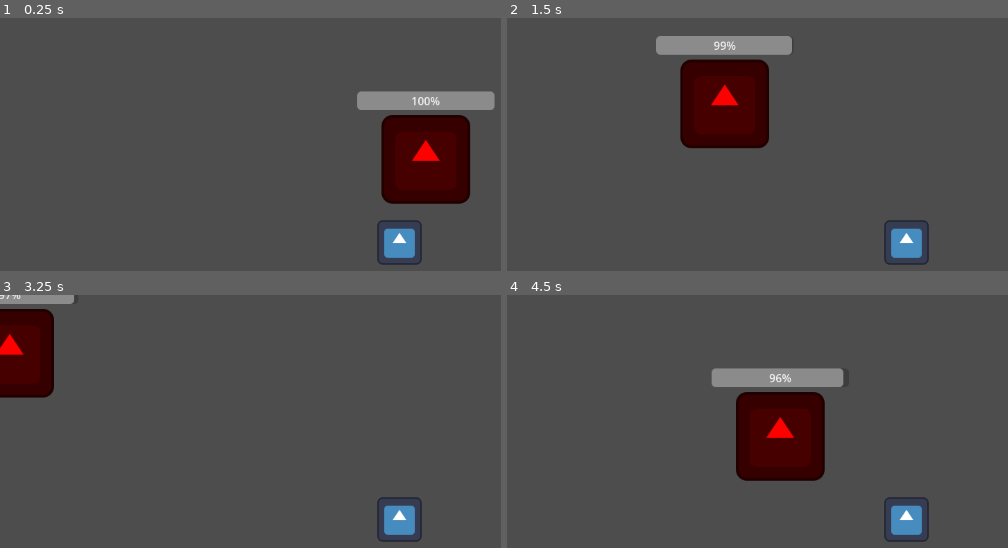
Above: before the commit, frames 1-4 (two rows, left to right).
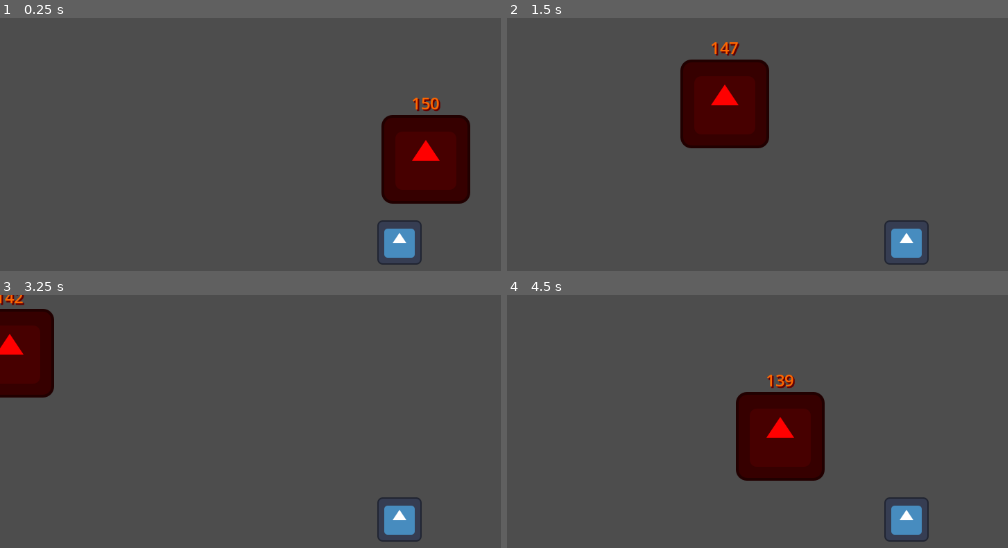
Above: after the commit, the same moments.

Repository: Bruhdows/fuel-the-flame
Game: Godot game, scene res://scenes/game.tscn
Two runs of this game, one before a commit and one after it. Both use one fixed random seed, a clock stepped at 60 frames per second and the inputs below. The engine's default icon, where the game draws it, is replaced by a stand-in: a white triangle on a blue panel in a dark square.
Inputs:
- Up to frame 1 (0.25 s): no input
- Up to frame 2 (1.5 s): hold D (right) 0.53-1.28 s; hold S (down) from 1.28 s (still down)
- Up to frame 3 (3.25 s): release S (down) at 2.03 s; hold D (right) 2.03-2.78 s; tap Enter at 2.75 s; hold W (up) from 2.78 s (still down)
- Up to frame 4 (4.5 s): release W (up) at 3.53 s; hold A (left) from 3.53 s (still down)

The runs differ from the first frame. In frame 1, 2.1% of the frame differs, in the area x 71-99%, y 28-37%; in frame 2, 2.0%; in frame 3, 0.5%; in frame 4, 2.0%.

Commit message:
Improved fire bar

Diff:
--- a/scenes/fire.gd
+++ b/scenes/fire.gd
@@ -1,16 +1,15 @@
 extends StaticBody2D
 
-@onready var fire_progress: ProgressBar = %FireProgress
+# Reference the label by its actual name
+@onready var fire_value: Label = $FireProgress
 
-# Called when the node enters the scene tree for the first time.
+var current_value: int = 150  # starting value
+
 func _ready() -> void:
-	pass # Replace with function body.
-
-
-# Called every frame. 'delta' is the elapsed time since the previous frame.
-func _process(delta: float) -> void:
-	pass
-
+	fire_value.text = str(current_value)
 
 func _on_timer_timeout() -> void:
-	fire_progress.value -= 1
+	current_value -= 1
+	if current_value < 0:
+		current_value = 0
+	fire_value.text = str(current_value)
--- a/scenes/game.tscn
+++ b/scenes/game.tscn
@@ -175,15 +175,23 @@
 modulate = Color(1, 0, 0, 1)
 texture = ExtResource("2_lnu2h")
 
-[node name="FireProgress" type="ProgressBar" parent="Fire"]
+[node name="FireProgress" type="Label" parent="Fire"]
 unique_name_in_owner = true
 offset_left = -99.0
 offset_top = -98.0
 offset_right = 99.0
 offset_bottom = -71.0
-value = 100.0
+theme_override_colors/font_color = Color(1, 0.4, 0, 1)
+theme_override_colors/font_shadow_color = Color(0.4, 0, 0, 1)
+theme_override_colors/font_outline_color = Color(0.6, 0.2, 0, 1)
+theme_override_constants/shadow_offset_x = 2
+theme_override_constants/shadow_offset_y = 2
+theme_override_constants/shadow_outline_size = 1
+theme_override_font_sizes/font_size = 24
+horizontal_alignment = 1
 
 [node name="Timer" type="Timer" parent="Fire"]
+wait_time = 0.4
 autostart = true
 
 [node name="Hitbox" type="CollisionShape2D" parent="Fire"]
